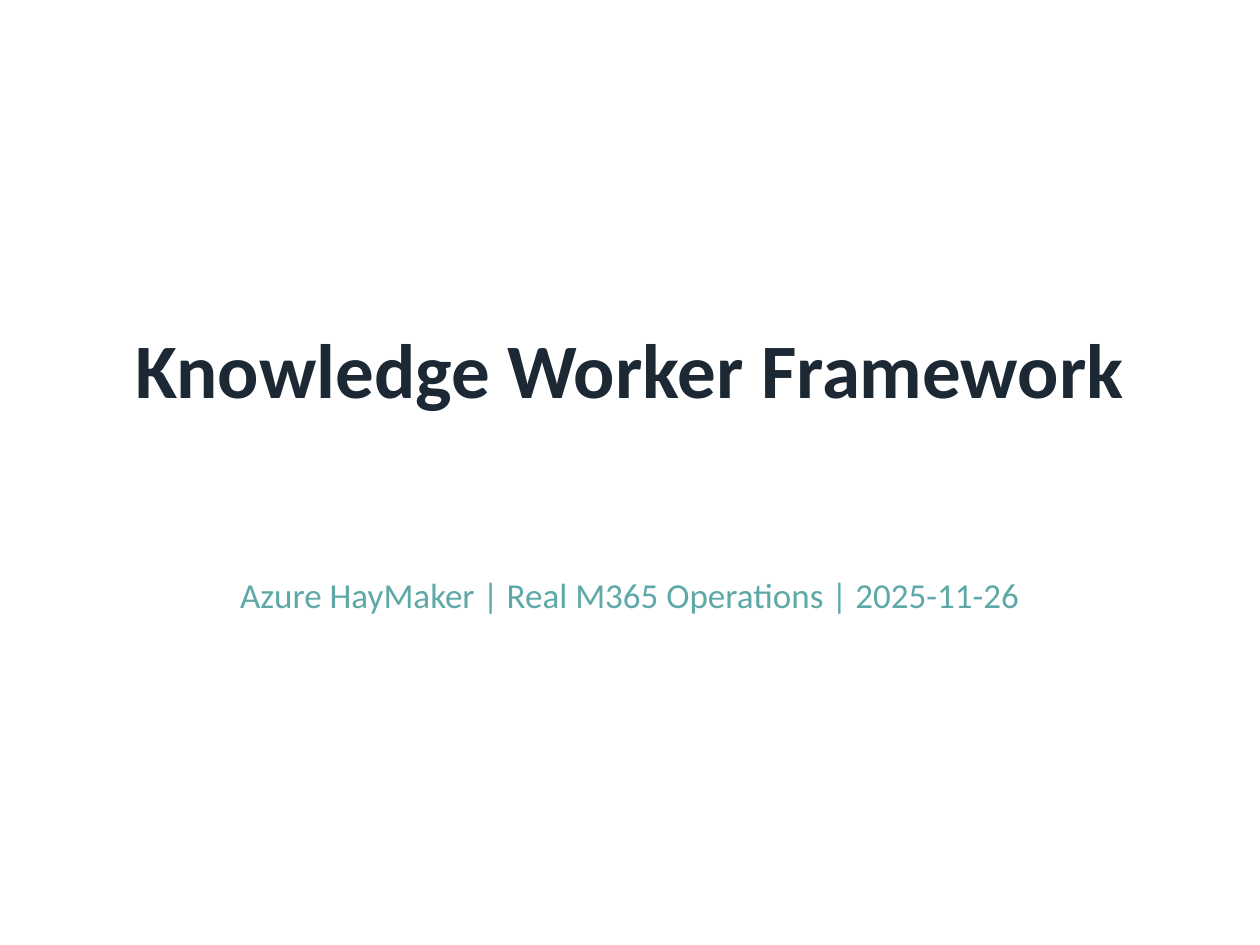
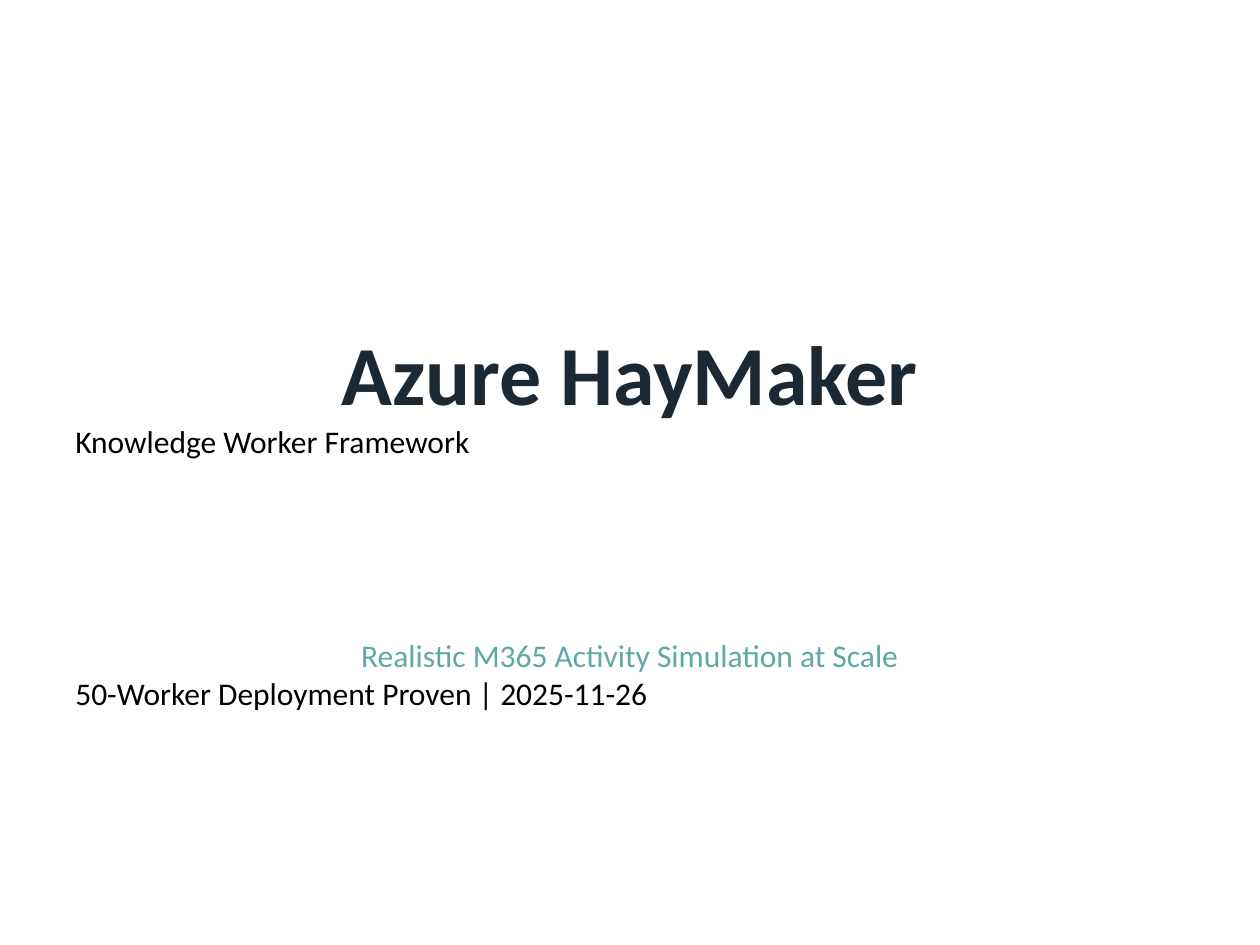
Before and after one commit to rysweet/AzureHayMaker, a slide deck: slide 1 of KnowledgeWorker-E2E-Evidence.pptx. Drawn at 1260x945 pixels with LibreOffice and Linux fonts; fonts in the diff are those of the drawing. Boxes give left, top, right and bottom in pixels: in the first picture for what was removed or moved away, otherwise in the second. Text is boxed around its words. In the diff, an @@ line names an element or a change of style, - is before the commit and + after.

```diff
--- a/KnowledgeWorker-E2E-Evidence.pptx
+++ b/KnowledgeWorker-E2E-Evidence.pptx
@@ text at (x1=341, y1=346, x2=917, y2=419): paragraph added @@
+Azure HayMaker
@@ text at (x1=75, y1=431, x2=470, y2=459): size 44 to 18 pt, text colour #1C2833 to #000000, bold off in "Knowledge Worker Framework"; alignment centre to left @@
@@ text at (x1=75, y1=645, x2=897, y2=710): text changed; size 20 to 18 pt @@
-Azure HayMaker | Real M365 Operations | 2025-11-26
+Realistic M365 Activity Simulation at Scale
+50-Worker Deployment Proven | 2025-11-26
```
Also in this commit, not shown: 5 other slides changed, 9 slides added, 10 slides removed, 7 other files.
